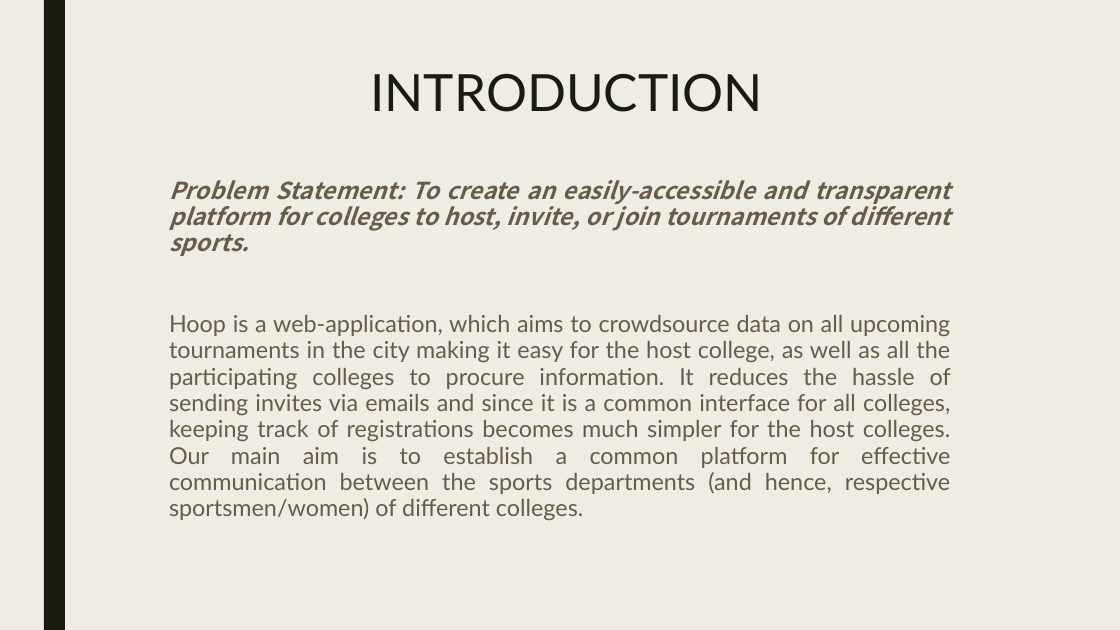
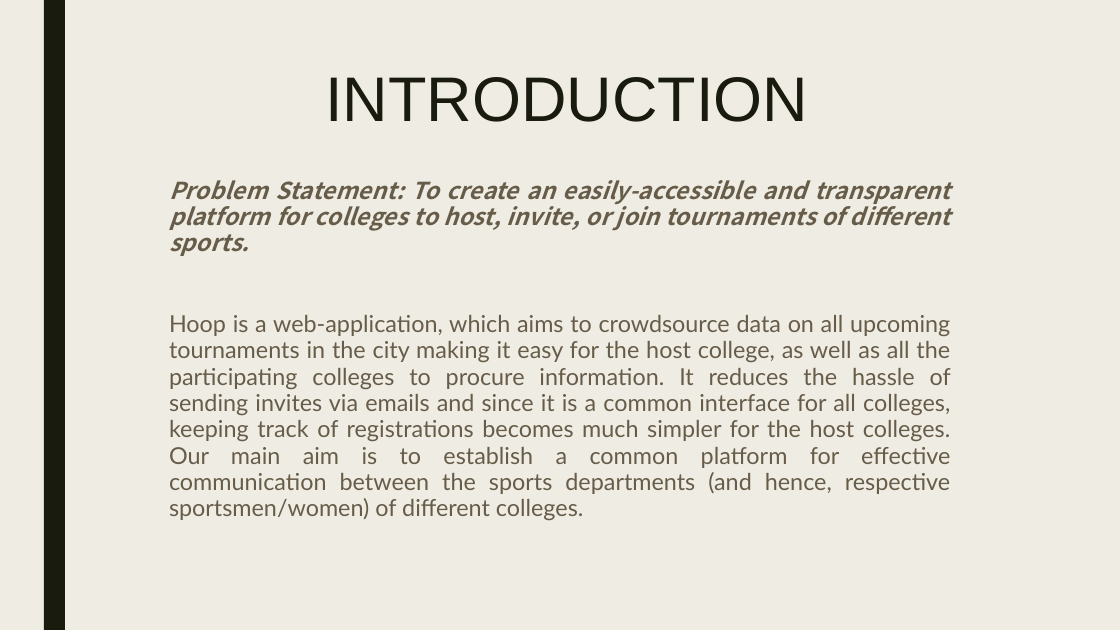
Before and after one commit to ShriyaShankar/Hoop-WebTech, a slide deck: slide 2 of Presentation.pptx. Drawn at 1120x630 pixels with LibreOffice and Linux fonts; fonts in the diff are those of the drawing. Boxes give left, top, right and bottom in pixels: in the first picture for what was removed or moved away, otherwise in the second. Text is boxed around its words. In the diff, an @@ line names an element or a change of style, - is before the commit and + after.

```diff
--- a/Presentation.pptx
+++ b/Presentation.pptx
@@ title "INTRODUCTION" at (326,77,809,122): size 44 to 54 pt, font Lato to Arial @@
```
Also in this commit, not shown: 2 other slides changed, 3 slides added, 3 other files.
